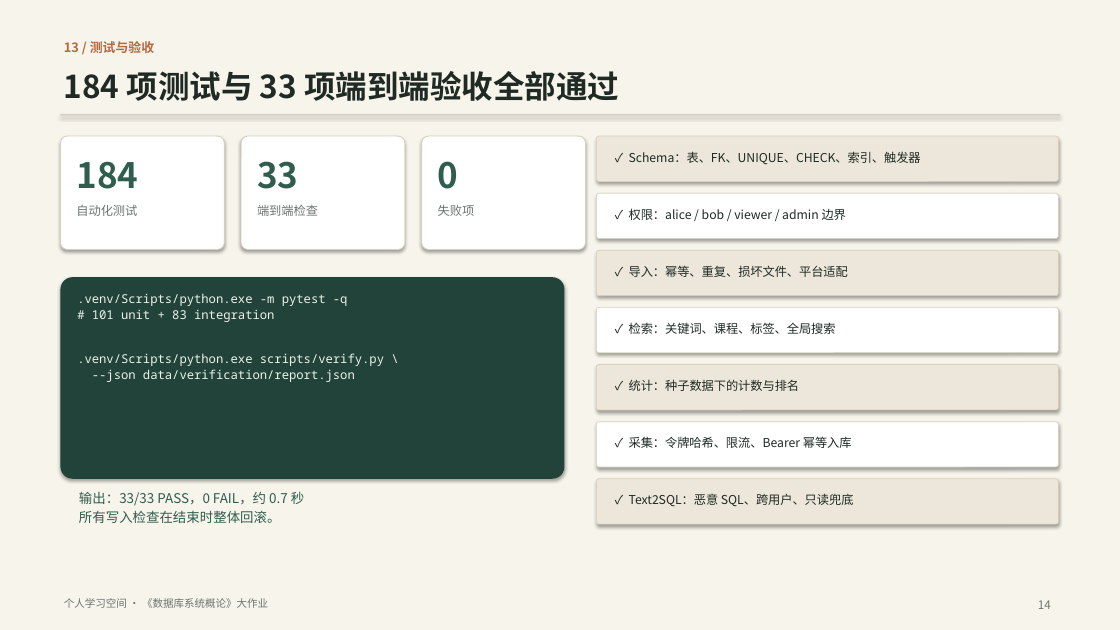
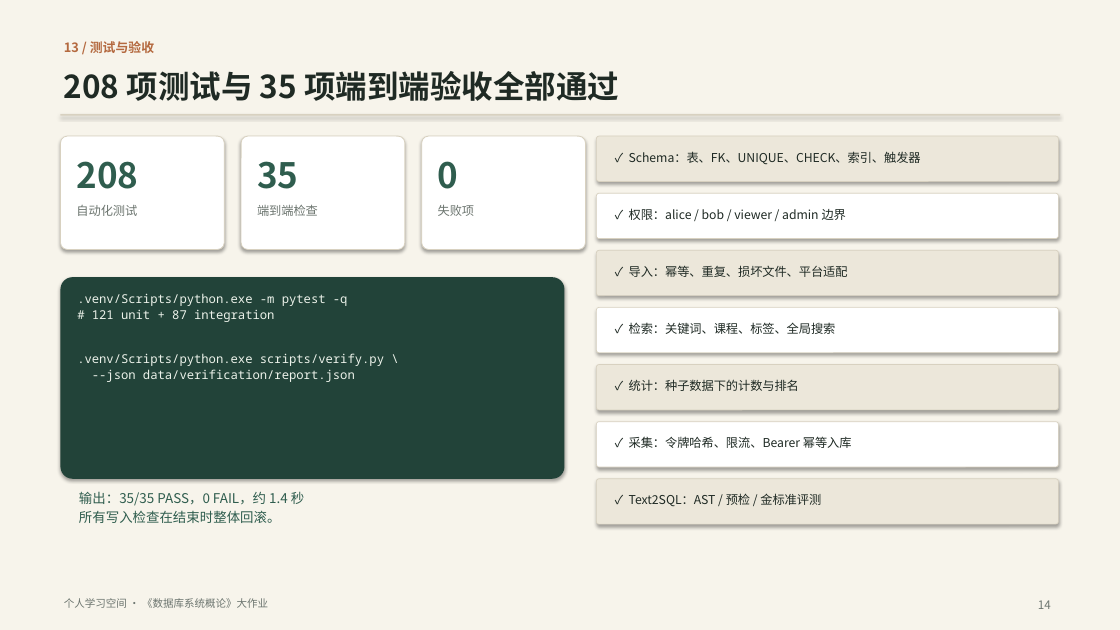
Before and after one commit to ycl-berserk/2026Database, a slide deck: slide 14 of docs/汇报.pptx. Drawn at 1120x630 pixels with LibreOffice and Linux fonts; fonts in the diff are those of the drawing. Boxes give left, top, right and bottom in pixels: in the first picture for what was removed or moved away, otherwise in the second. Text is boxed around its words. In the diff, an @@ line names an element or a change of style, - is before the commit and + after.

Commit message:
feat: Text2SQL 金标准评测集与安全基线
新增 30 题金标准、10 条恶意 SQL 与 2 条跨用户用例，按执行结果
而非 SQL 文本判定正确性；评测输出执行准确率、合法率与越权拦截率。
离线 mock 基线 17/30，金标准/生成 SQL 合法率 100%，拦截 12/12。
同时修正 mock 与少样本中 v_my_annotations 的列名错误，并纳入
verify.t2s.eval 端到端检查。

```diff
--- a/docs/汇报.pptx
+++ b/docs/汇报.pptx
@@ text at [64,71,619,101]: text changed @@
-184 项测试与 33 项端到端验收全部通过
+208 项测试与 35 项端到端验收全部通过
@@ text at [76,161,138,189]: text changed @@
-184
+208
@@ text at [257,161,298,189]: text changed @@
-33
+35
@@ text at [92,310,274,322]: text changed @@
-# 101 unit + 83 integration
+# 121 unit + 87 integration
@@ text at [79,491,304,506]: text changed @@
-输出：33/33 PASS，0 FAIL，约 0.7 秒
+输出：35/35 PASS，0 FAIL，约 1.4 秒
@@ text at [629,493,821,507]: text changed @@
-✓ Text2SQL：恶意 SQL、跨用户、只读兜底
+✓ Text2SQL：AST / 预检 / 金标准评测
```
Also in this commit, not shown: 2 other slides changed, 17 other files.
